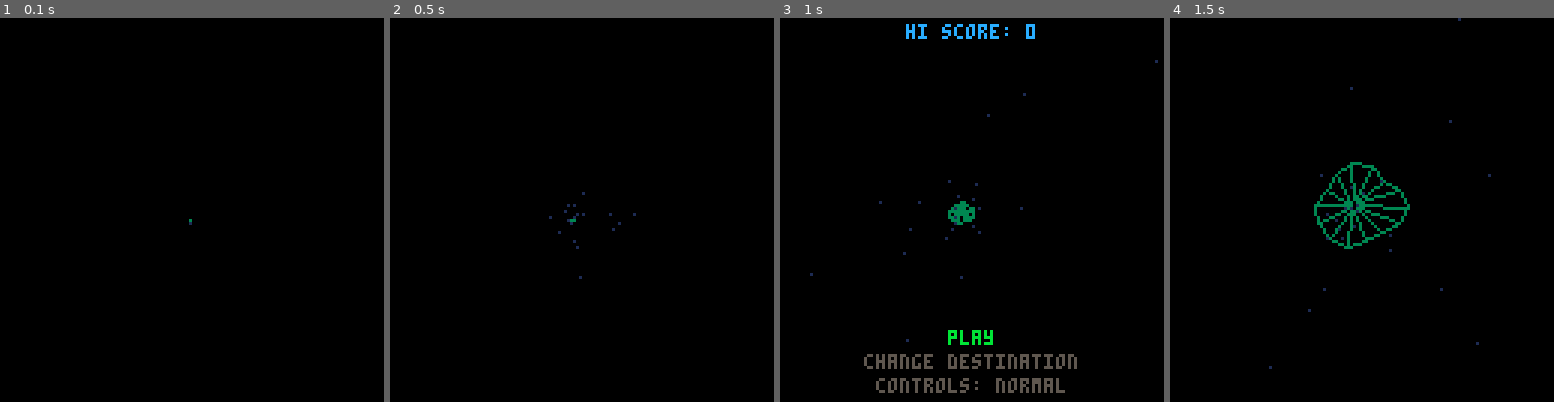
Above: before the commit, frames 1-4 (left to right).
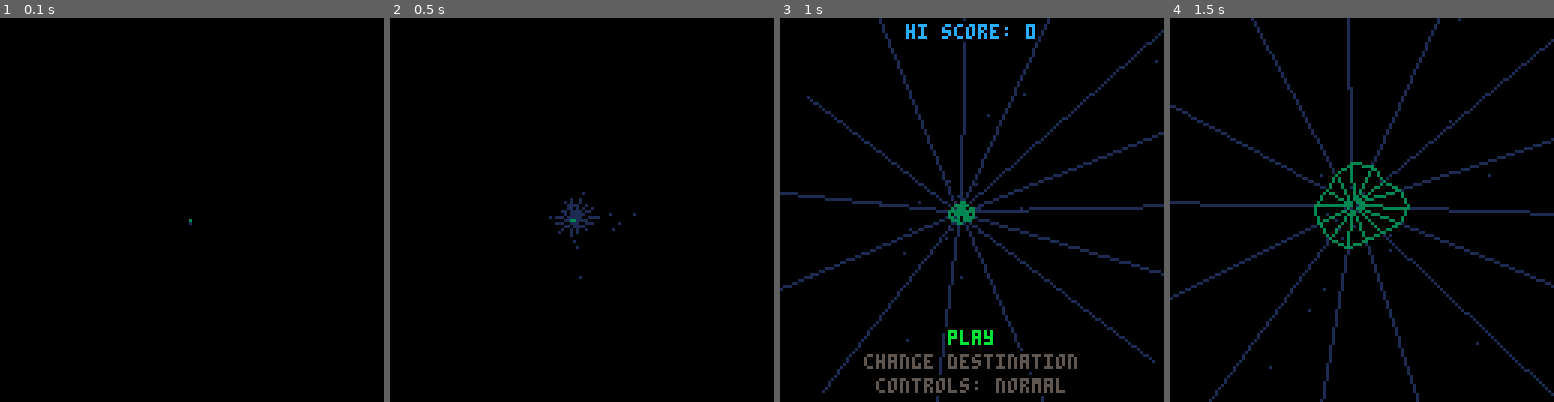
Above: after the commit, the same moments.

Repository: tesselode/web-pilot
Game: PICO-8 cartridge web pilot.p8
The game is run twice, just before and just after one commit, with the same random seed, the same clock (stepped at 60 frames per second) and the same inputs.
Inputs:
- Up to frame 1 (0.1 s): no input
- Up to frame 2 (0.5 s): tap X (X key) at 0.33 s
- Up to frame 3 (1 s): tap O (Z key) at 0.7 s
- Up to frame 4 (1.5 s): tap X (X key) at 1.07 s

Frame 1 is identical in both runs. In frame 2, 0.4% of the frame differs, in the area x 42-55%, y 46-58%; in frame 3, 4.9%, in the area x 0-100%, y 0-100%; in frame 4, 4.4%.

Commit message:
web extends outward

Diff:
--- a/web pilot.p8
+++ b/web pilot.p8
@@ -450,6 +450,7 @@
 	for i = 1, #self.points do
 		local a = self.points[i]
 		local b = i == #self.points and self.points[1] or self.points[i + 1]
+		p3d:line(a.x, a.y, self.max_z, a.x, a.y, 1.2, 1)
 		p3d:line(a.x, a.y, self.min_z, b.x, b.y, self.min_z, color)
 		p3d:line(a.x, a.y, self.max_z, b.x, b.y, self.max_z, color)
 		if self.zapping then
